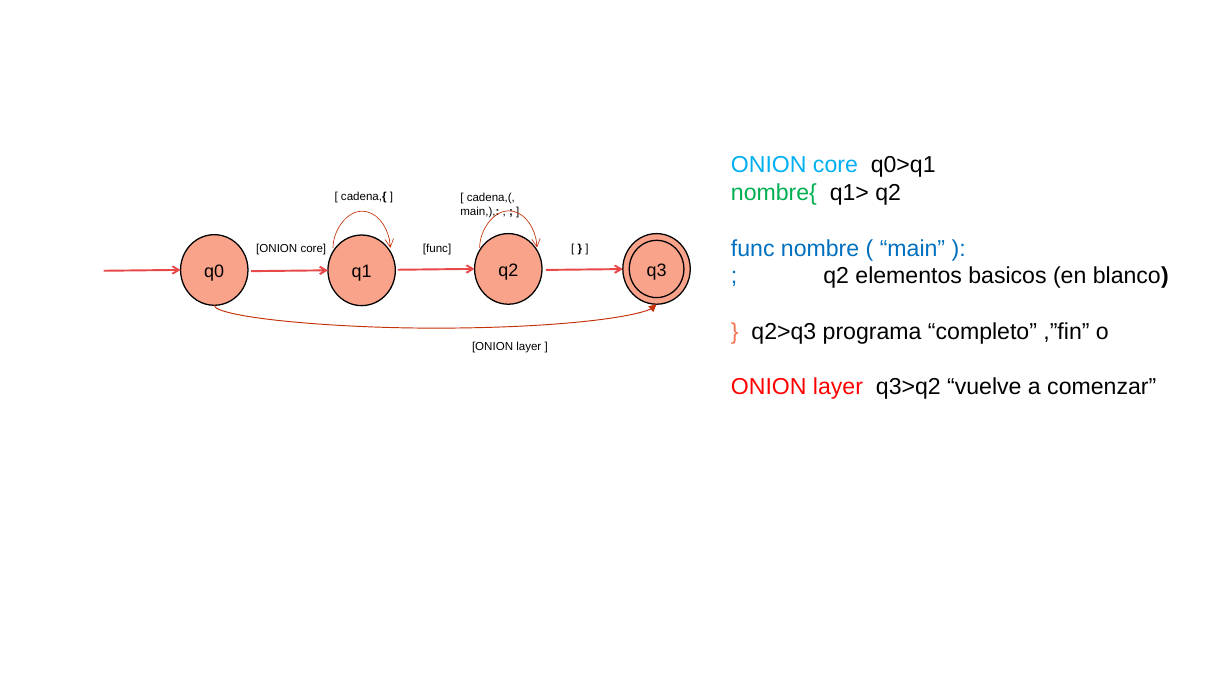
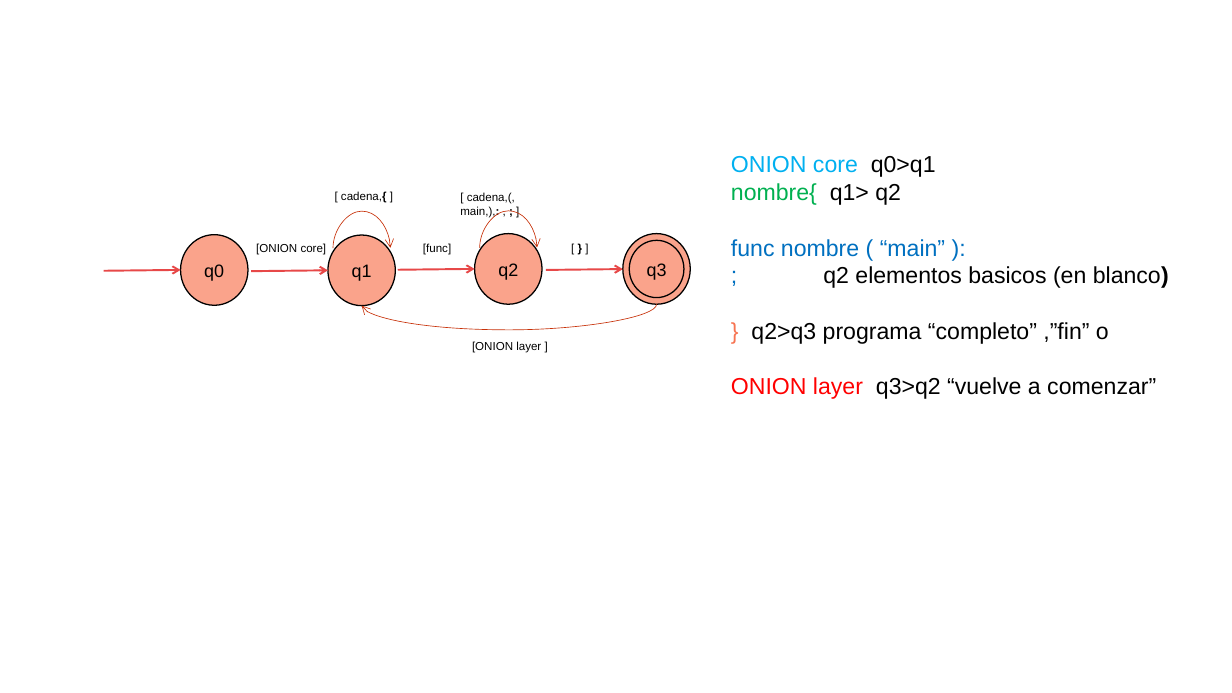
Before and after one commit to Gitterencio/LP_TareaGrupal_P1_2021_G3, a slide deck: slide 1 of Maquina_De_Estados/MDE_ONION.pptx. Drawn at 1232x693 pixels with LibreOffice and Linux fonts; fonts in the diff are those of the drawing; background and template pictures are left out. Boxes give left, top, right and bottom in pixels: in the first picture for what was removed or moved away, otherwise in the second. Text is boxed around its words. In the diff, an @@ line names an element or a change of style, - is before the commit and + after.

```diff
--- a/Maquina_De_Estados/MDE_ONION.pptx
+++ b/Maquina_De_Estados/MDE_ONION.pptx
@@ curved arrow moved from (214, 305) - (657, 304) to (657, 304) - (361, 306) @@
@@ curved arrow (657, 304) - (361, 306): stroke #C73109 0.75 pt to #C73109 0.5 pt; arrowheads changed @@
```
Also in this commit, not shown: 1 other slide changed.
